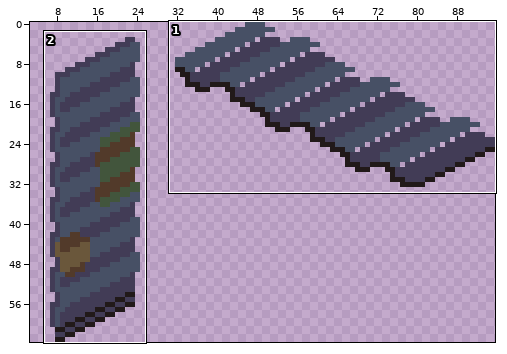
Sprite sheet: asset/tile/switch_bridge.png. The first picture is a wide view before the edit; the outline marks the close-up.
Close-up. Earlier state:
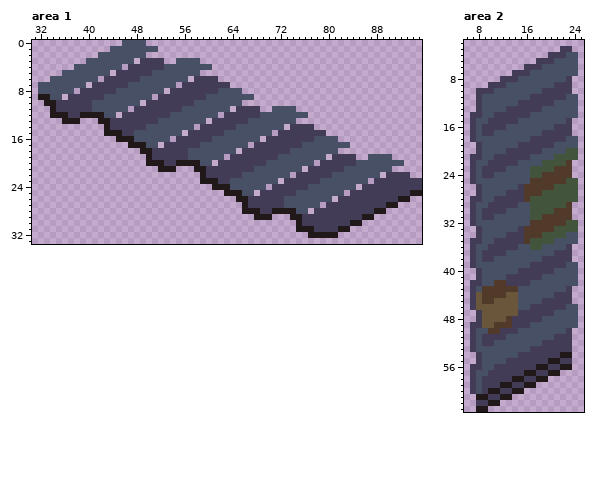
The file is 96x64 pixels. Shown: area 1: x 31..95, y 0..33; area 2: x 6..25, y 2..63. The wide view leaves out empty margins.
Now the later version:
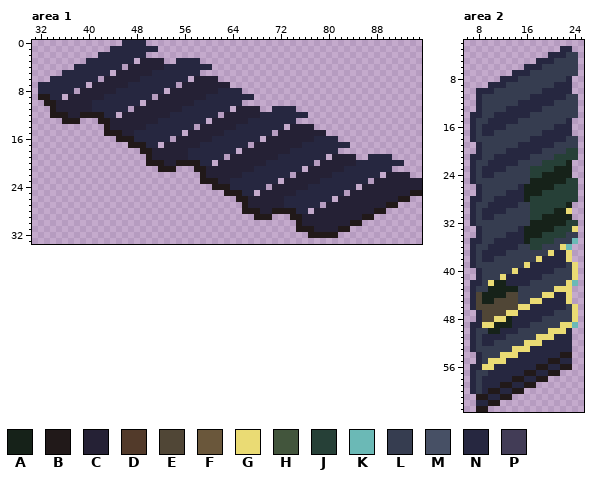
Palette (. is transparent): A #162219  B #211919  C #252135  D #523a2a  E #504636  F #6a573b  G #eadb74  H #42553c  J #264037  K #6bb9b6  L #363d50  M #475065  N #262740  P #423c56
What changed:
Changed rows in their new state; - is an unchanged pixel.
Area 1:
first column x 32:
 0 --------------NNNN----------------------------------------------
 1 ------------NNNNNNNN--------------------------------------------
 2 ----------NNNNNNNN----------------------------------------------
 3 --------NNNNNNNN-CCCC--NNNN-------------------------------------
 4 ------NNNNNNNN-CCCCCCNNNNNNNN-----------------------------------
 5 ----NNNNNNNN-CCCCCCNNNNNNNN-------------------------------------
 6 --NNNNNNNN-CCCCCCNNNNNNNN-CCCC----------------------------------
 7 NNNNNNNN-CCCCCCNNNNNNNN-CCCCCCCC--------------------------------
 8 NNNNNN-CCCCCCNNNNNNNN-CCCCCCCCNNNN------------------------------
 9 --NN-CCCCCCNNNNNNNN-CCCCCCCCNNNNNNNN----------------------------
10 ---CCCCCCNNNNNNNN-CCCCCCCCNNNNNNNN------------------------------
11 ---CCCCCCNNNNNN-CCCCCCCCNNNNNNNN-CCCC--NNNN---------------------
12 -----CC----NN-CCCCCCCCNNNNNNNN-CCCCCCNNNNNNNN-------------------
13 ------------CCCCCCCCNNNNNNNN-CCCCCCNNNNNNNN---------------------
14 ------------CCCCCCNNNNNNNN-CCCCCCNNNNNNNN-CCCC------------------
15 --------------CCNNNNNNNN-CCCCCCNNNNNNNN-CCCCCCCC----------------
16 ----------------NNNNNN-CCCCCCNNNNNNNN-CCCCCCCCNNNN--------------
17 ------------------NN-CCCCCCNNNNNNNN-CCCCCCCCNNNNNNNN------------
18 -------------------CCCCCCNNNNNNNN-CCCCCCCCNNNNNNNN--------------
19 -------------------CCCCCCNNNNNN-CCCCCCCCNNNNNNNN-CCCC--NNNN-----
20 ---------------------CC----NN-CCCCCCCCNNNNNNNN-CCCCCCNNNNNNNN---
21 ----------------------------CCCCCCCCNNNNNNNN-CCCCCCNNNNNNNN-----
22 ----------------------------CCCCCCNNNNNNNN-CCCCCCNNNNNNNN-CCCC--
23 ------------------------------CCNNNNNNNN-CCCCCCNNNNNNNN-CCCCCCCC
24 --------------------------------NNNNNN-CCCCCCNNNNNNNN-CCCCCCCCCC
25 ----------------------------------NN-CCCCCCNNNNNNNN-CCCCCCCCCC--
26 -----------------------------------CCCCCCNNNNNNNN-CCCCCCCCCC----
27 -----------------------------------CCCCCCNNNNNN-CCCCCCCCCC------
28 -------------------------------------CC----NN-CCCCCCCCCC--------
29 --------------------------------------------CCCCCCCCCC----------
30 --------------------------------------------CCCCCCCC------------
31 ----------------------------------------------CCCC--------------
Area 2:
first column x 7:
 3 ---------------NN-
 4 -------------NNNLL
 5 -----------NNNLLLL
 6 ---------NNNLLLLLL
 7 -------NNNLLLLLLLL
 8 -----NNNLLLLLLLLN-
 9 ---NNNLLLLLLLLNNN-
10 -NNNLLLLLLLLNNNNN-
11 -NLLLLLLLLNNNNNNLL
12 -NLLLLLLNNNNNNLLLL
13 -NLLLLNNNNNNLLLLLL
14 NNLLNNNNNNLLLLLLLL
15 NLLNNNNNLLLLLLLLN-
16 NLNNNNLLLLLLLLNNN-
17 NLNNLLLLLLLLNNNNN-
18 NLLLLLLLLLNNNNNNLL
19 -NLLLLLLNNNNNNLLLL
20 -NLLLLNNNNNNLLLLJJ
21 NNLLNNNNNNLLLLJJJJ
22 NLLNNNNNLLLLJJJJA-
23 NLNNNNLLLLJJJJAAA-
24 NLNNLLLLLLJJAAAAA-
25 NLLLLLLLLLAAAAAAJJ
26 -NLLLLLLNAAAAAJJJJ
27 -NLLLLNNNAAAJJJJJJ
28 NNLLNNNNNAJJJJJJJJ
29 NLLNNNNNLLJJJJJJA-
30 NLNNNNLLLLJJJJAAG-
31 NLNNLLLLLLJJAAAAA-
32 NLLLLLLLLLAAAAAAJJ
33 -NLLLLLLNAAAAAJJJG
34 -NLLLLNNNAAAJJJJLL
35 NNLLNNNNNAJJJJLLLK
36 NLLNNNNNLLJJLLLGK-
37 NLNNNNLLLLLLLGNNG-
38 NLNNLLLLLLLGNNNNG-
39 NLLLLLLLLGNNNNNNLG
40 -NLLLLLGNNNNNNLLLG
41 -NLLLGNNNNNNLLLLLG
42 NNLGAANNNNLLLLLLGK
43 NLLAAAAALLLLLLGGG-
44 NEAAAAEELLLLGGNNG-
45 NEAAEEEELLGGNNNNG-
46 NEEEEEEEGGNNNNNNLG
47 -NEEEEGGNNNNNNLLLG
48 -NEEGGANNNNNLLLLLG
49 NNGGAAANNNLLLLLGGK
50 NLLAANNNLLLLLGGGN-
51 NLNNNNLLLLLGGGNNN-
52 NLNNLLLLLGGGNNNNN-
53 NLLLLLLGGGNNNNNNN-
54 -NLLLGGGNNNNNNN---
55 -NLGGGNNNNNNN--NN-
56 NNGGNNNNNNN--NN---
57 NLLNNNNNN--NN-----
58 NLNNNNN--NN-------
59 NLNNN--NN---------
60 NLN--NN-----------
61 ---NN-------------
62 -NN---------------
